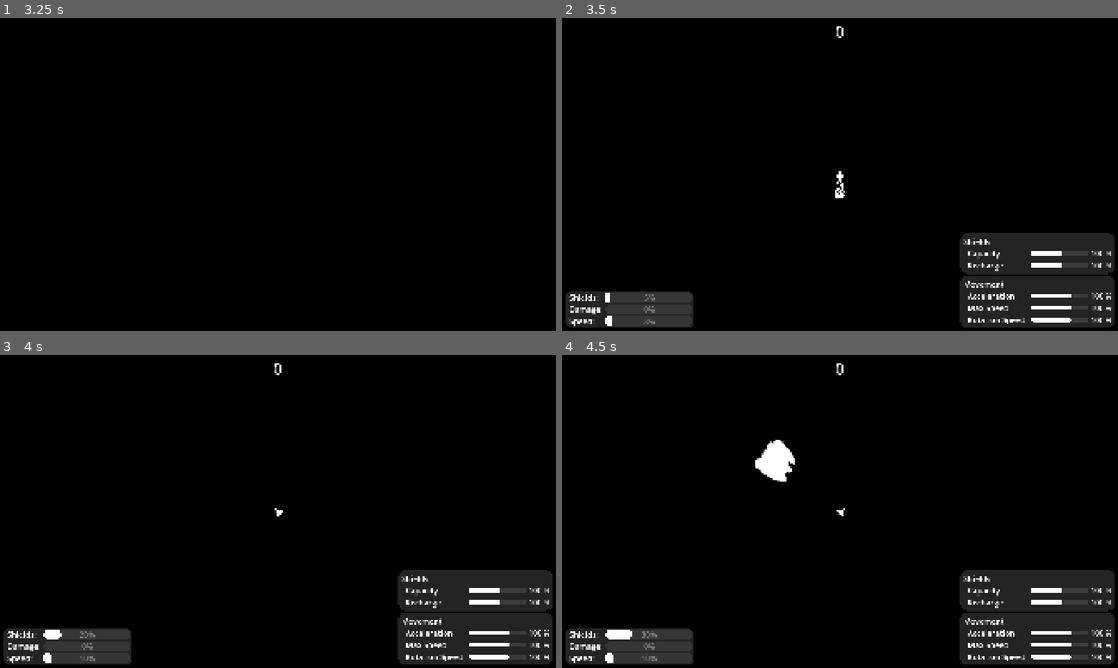
Above: before the commit, frames 1-4 (two rows, left to right).
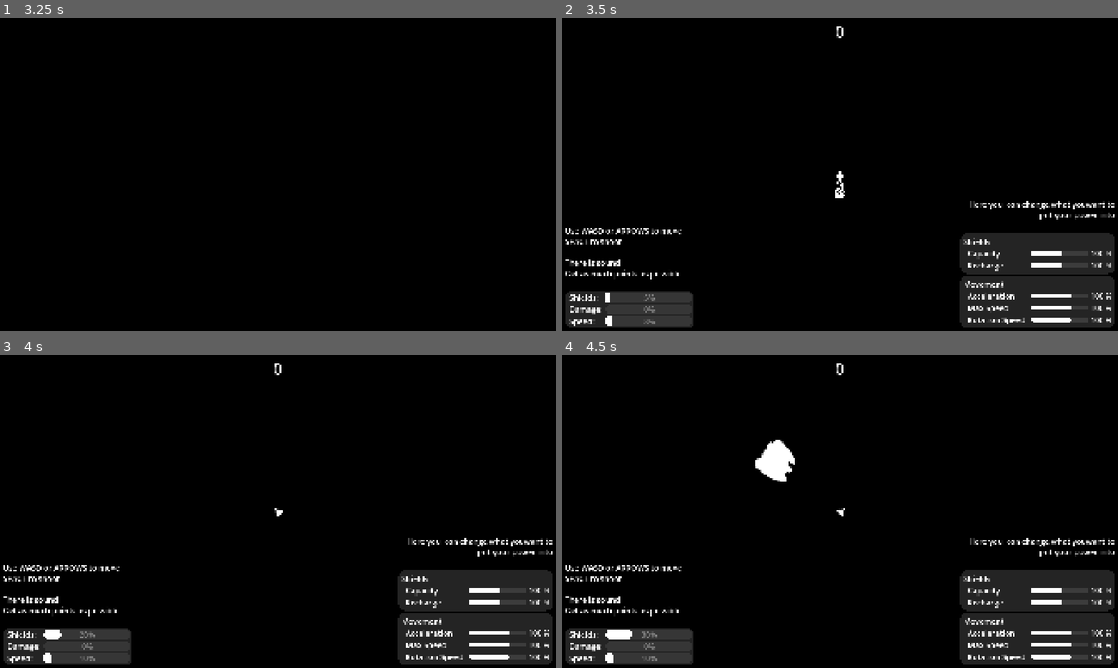
Above: after the commit, the same moments.

Repository: anton2026gamca/avoider
Game: Godot game, scene res://world/main/main.tscn
Same seed, same stepped clock (60 frames per second), same inputs: the game is played once before the commit and once after it. Sound files missing from this copy of the repository are replaced by a short silence.
Inputs:
- Up to frame 1 (3.25 s): hold D (move_right) 0.53-1.28 s; tap Space (shoot) every 0.75 s from 0.6 to 2.85 s; hold S (move_down) 1.28-2.03 s; hold D (move_right) 2.03-2.78 s; tap Enter at 2.75 s; hold W (move_up) from 2.78 s (still down)
- Up to frame 2 (3.5 s): keep holding W (move_up)
- Up to frame 3 (4 s): release W (move_up) at 3.53 s; hold A (move_left) from 3.53 s (still down); tap Space (shoot) at 3.6 s
- Up to frame 4 (4.5 s): keep holding A (move_left); tap Space (shoot) at 4.25, 4.35 s

Frame 1 is identical in both runs. In frame 2, 1.0% of the frame differs, in the area x 0-100%, y 58-84%; in frame 3, 1.0%; in frame 4, 1.0%.

Commit message:
Add hint texts

Diff:
--- a/src/project.godot
+++ b/src/project.godot
@@ -13,6 +13,8 @@
 config/name="avoider"
 run/main_scene="uid://d4cqhy3hqpx56"
 config/features=PackedStringArray("4.5", "GL Compatibility")
+boot_splash/bg_color=Color(0, 0, 0, 1)
+boot_splash/show_image=false
 config/icon="res://icon.svg"
 
 [display]
@@ -32,21 +34,25 @@
 move_left={
 "deadzone": 0.2,
 "events": [Object(InputEventKey,"resource_local_to_scene":false,"resource_name":"","device":-1,"window_id":0,"alt_press …(191 unchanged characters)…
+, Object(InputEventKey,"resource_local_to_scene":false,"resource_name":"","device":-1,"window_id":0,"alt_pressed":false,"shift_pressed":false,"ctrl_pressed":false,"meta_pressed":false,"pressed":false,"keycode":0,"physical_keycode":4194319,"key_label":0,"unicode":0,"location":0,"echo":false,"script":null)
 ]
 }
 move_right={
 "deadzone": 0.2,
 "events": [Object(InputEventKey,"resource_local_to_scene":false,"resource_name":"","device":-1,"window_id":0,"alt_press …(192 unchanged characters)…
+, Object(InputEventKey,"resource_local_to_scene":false,"resource_name":"","device":-1,"window_id":0,"alt_pressed":false,"shift_pressed":false,"ctrl_pressed":false,"meta_pressed":false,"pressed":false,"keycode":0,"physical_keycode":4194321,"key_label":0,"unicode":0,"location":0,"echo":false,"script":null)
 ]
 }
 move_up={
 "deadzone": 0.2,
 "events": [Object(InputEventKey,"resource_local_to_scene":false,"resource_name":"","device":-1,"window_id":0,"alt_press …(192 unchanged characters)…
+, Object(InputEventKey,"resource_local_to_scene":false,"resource_name":"","device":-1,"window_id":0,"alt_pressed":false,"shift_pressed":false,"ctrl_pressed":false,"meta_pressed":false,"pressed":false,"keycode":0,"physical_keycode":4194320,"key_label":0,"unicode":0,"location":0,"echo":false,"script":null)
 ]
 }
 move_down={
 "deadzone": 0.2,
 "events": [Object(InputEventKey,"resource_local_to_scene":false,"resource_name":"","device":-1,"window_id":0,"alt_press …(192 unchanged characters)…
+, Object(InputEventKey,"resource_local_to_scene":false,"resource_name":"","device":-1,"window_id":0,"alt_pressed":false,"shift_pressed":false,"ctrl_pressed":false,"meta_pressed":false,"pressed":false,"keycode":0,"physical_keycode":4194322,"key_label":0,"unicode":0,"location":0,"echo":false,"script":null)
 ]
 }
 shoot={
--- a/src/world/main/main.tscn
+++ b/src/world/main/main.tscn
@@ -711,8 +711,19 @@
 
 [node name="Left" type="VBoxContainer" parent="UI/PlayerUI/HBoxContainer"]
 layout_mode = 2
-size_flags_horizontal = 3
 alignment = 2
+
+[node name="RichTextLabel" type="RichTextLabel" parent="UI/PlayerUI/HBoxContainer/Left"]
+layout_mode = 2
+theme = ExtResource("5_lquwl")
+text = "Use WASD or ARROWS to move
+SPACE to shoot
+
+There is sound
+Get as much points as possible
+
+"
+fit_content = true
 
 [node name="Stats" type="PanelContainer" parent="UI/PlayerUI/HBoxContainer/Left"]
 layout_mode = 2
@@ -787,6 +798,15 @@
 theme = ExtResource("5_lquwl")
 theme_override_constants/separation = 8
 alignment = 2
+
+[node name="RichTextLabel" type="RichTextLabel" parent="UI/PlayerUI/HBoxContainer/Right"]
+layout_mode = 2
+theme = ExtResource("5_lquwl")
+text = "Here you  can change what youwant to put your power into
+
+"
+fit_content = true
+horizontal_alignment = 2
 
 [node name="Shields" type="PanelContainer" parent="UI/PlayerUI/HBoxContainer/Right"]
 layout_mode = 2
Not shown, added: src/export_presets.cfg
